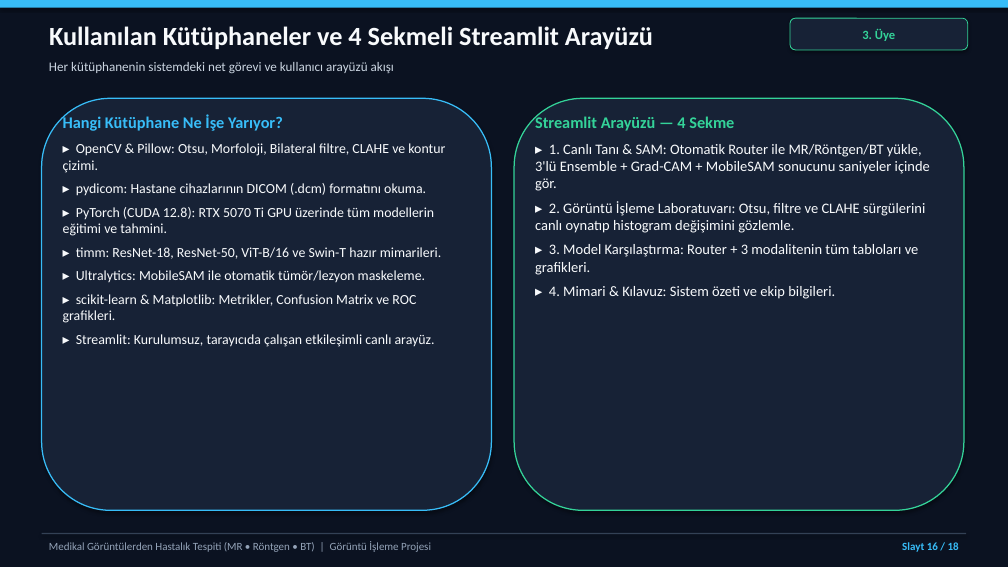
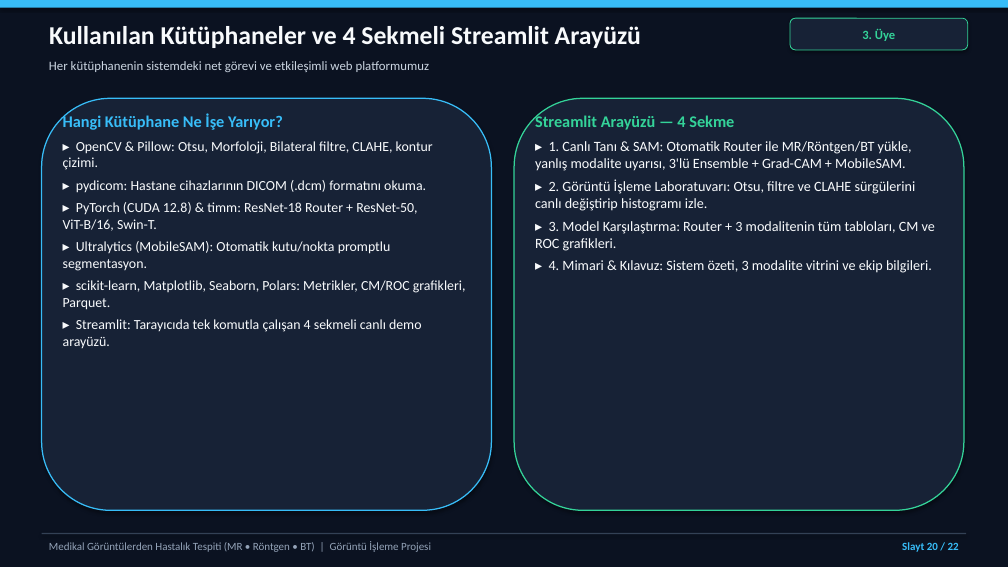
Before and after one commit to berkay01akin/medeical_disase_dedect, a slide deck: slide 20 of docs/Sunum_Medikal_Goruntu_Tespiti.pptx (slide 16 before the commit). Drawn at 1008x567 pixels with LibreOffice and Linux fonts; fonts in the diff are those of the drawing. Boxes give left, top, right and bottom in pixels: in the first picture for what was removed or moved away, otherwise in the second. Text is boxed around its words. In the diff, an @@ line names an element or a change of style, - is before the commit and + after.

```diff
--- a/docs/Sunum_Medikal_Goruntu_Tespiti.pptx
+++ b/docs/Sunum_Medikal_Goruntu_Tespiti.pptx
@@ text "Kullanılan Kütüphaneler ve 4 Sekmeli ..." at bbox=[49, 26, 641, 48]: size 25 to 24.5 pt @@
@@ text at bbox=[49, 61, 430, 72]: text changed; size 12.5 to 12.2 pt @@
-Her kütüphanenin sistemdeki net görevi ve kullanıcı arayüzü akışı
+Her kütüphanenin sistemdeki net görevi ve etkileşimli web platformumuz
@@ text at bbox=[63, 114, 426, 193]: less space between paragraphs @@
@@ text at bbox=[63, 141, 433, 170]: text changed @@
-▸ OpenCV & Pillow: Otsu, Morfoloji, Bilateral filtre, CLAHE ve kontur çizimi.
+▸ OpenCV & Pillow: Otsu, Morfoloji, Bilateral filtre, CLAHE, kontur çizimi.
@@ text at bbox=[535, 141, 935, 273]: text changed; size 13.8 to 13.5 pt @@
-▸ 1. Canlı Tanı & SAM: Otomatik Router ile MR/Röntgen/BT yükle, 3'lü Ensemble + Grad-CAM + MobileSAM sonucunu saniyeler içinde gör.
-▸ 2. Görüntü İşleme Laboratuvarı: Otsu, filtre ve CLAHE sürgülerini canlı oynatıp histogram değişimini gözlemle.
-▸ 3. Model Karşılaştırma: Router + 3 modalitenin tüm tabloları ve grafikleri.
-▸ 4. Mimari & Kılavuz: Sistem özeti ve ekip bilgileri.
+▸ 1. Canlı Tanı & SAM: Otomatik Router ile MR/Röntgen/BT yükle, yanlış modalite uyarısı, 3'lü Ensemble + Grad-CAM + MobileSAM.
+▸ 2. Görüntü İşleme Laboratuvarı: Otsu, filtre ve CLAHE sürgülerini canlı değiştirip histogramı izle.
+▸ 3. Model Karşılaştırma: Router + 3 modalitenin tüm tabloları, CM ve ROC grafikleri.
+▸ 4. Mimari & Kılavuz: Sistem özeti, 3 modalite vitrini ve ekip bilgileri.
@@ text at bbox=[63, 202, 466, 348]: text changed @@
-▸ PyTorch (CUDA 12.8): RTX 5070 Ti GPU üzerinde tüm modellerin eğitimi ve tahmini.
-▸ timm: ResNet-18, ResNet-50, ViT-B/16 ve Swin-T hazır mimarileri.
-▸ Ultralytics: MobileSAM ile otomatik tümör/lezyon maskeleme.
-▸ scikit-learn & Matplotlib: Metrikler, Confusion Matrix ve ROC grafikleri.
-▸ Streamlit: Kurulumsuz, tarayıcıda çalışan etkileşimli canlı arayüz.
+▸ PyTorch (CUDA 12.8) & timm: ResNet-18 Router + ResNet-50, ViT-B/16, Swin-T.
+▸ Ultralytics (MobileSAM): Otomatik kutu/nokta promptlu segmentasyon.
+▸ scikit-learn, Matplotlib, Seaborn, Polars: Metrikler, CM/ROC grafikleri, Parquet.
+▸ Streamlit: Tarayıcıda tek komutla çalışan 4 sekmeli canlı demo arayüzü.
@@ text at bbox=[902, 542, 959, 552]: text changed @@
-Slayt 16 / 18
+Slayt 20 / 22
```
Also in this commit, not shown: 15 other slides changed, 6 slides added, 2 slides removed, 6 other files.
